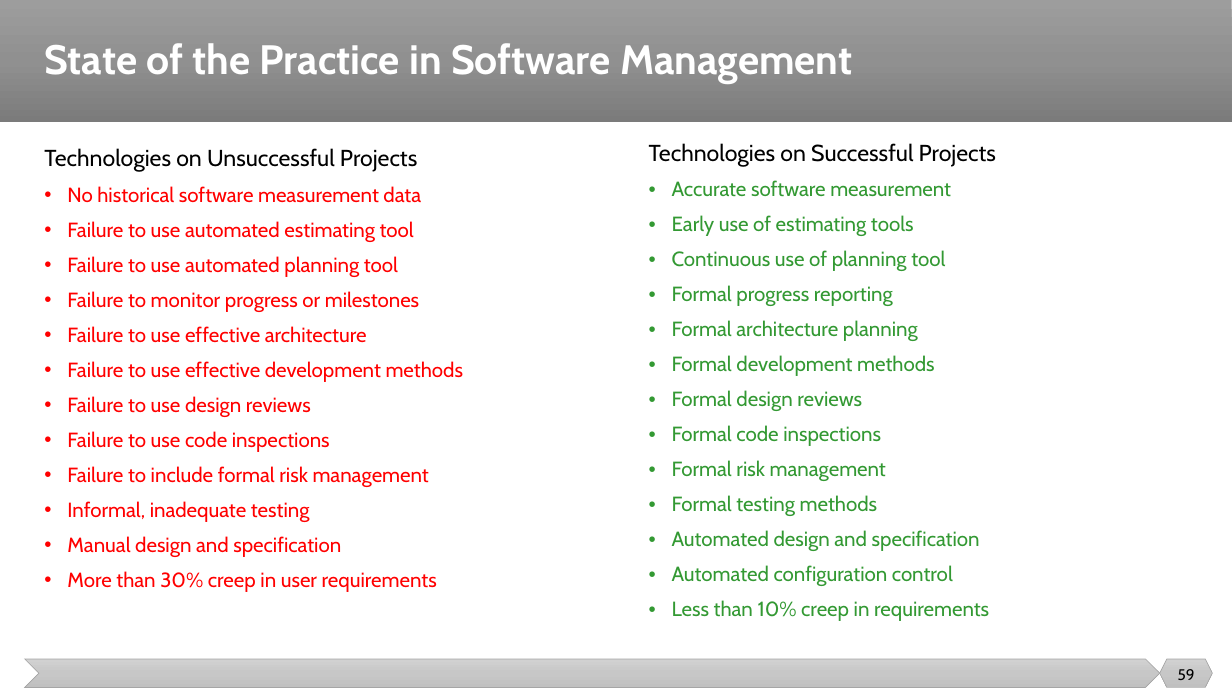
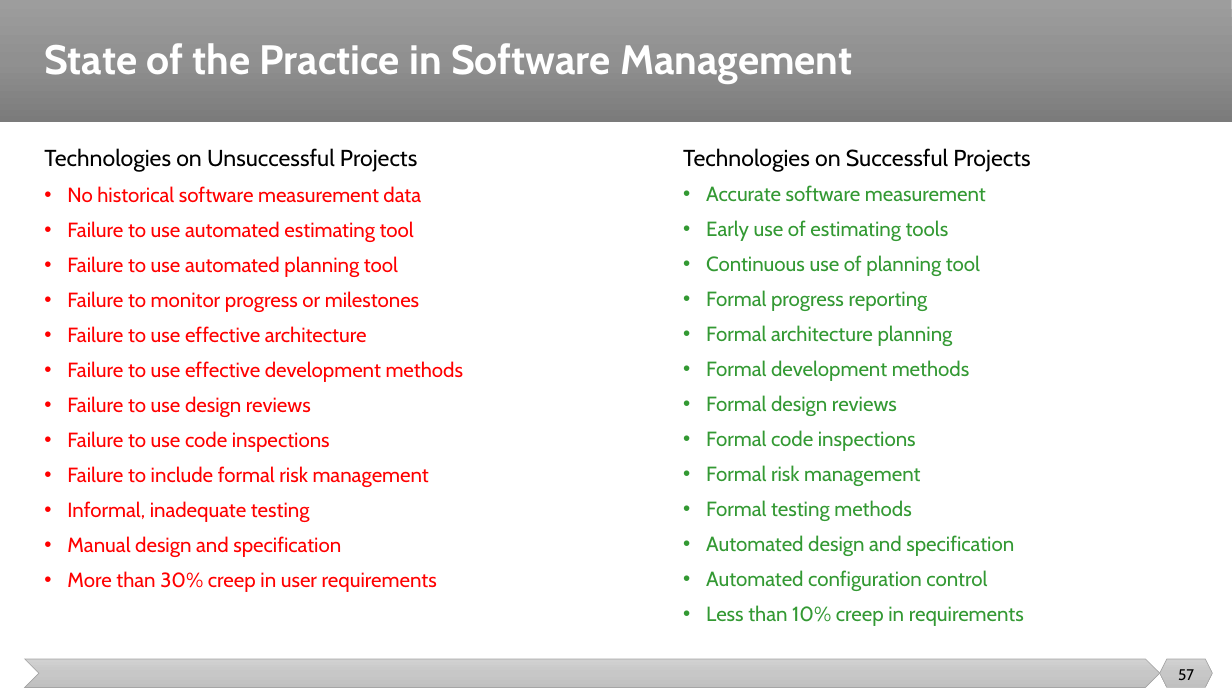
Before and after one commit to malenezi/malenezi, a slide deck: slide 57 of SE423/Lectures/7-Quality/Quality.pptx (slide 59 before the commit). Drawn at 1232x693 pixels with LibreOffice and Linux fonts; fonts in the diff are those of the drawing. Boxes give left, top, right and bottom in pixels: in the first picture for what was removed or moved away, otherwise in the second. Text is boxed around its words. In the diff, an @@ line names an element or a change of style, - is before the commit and + after.

```diff
--- a/SE423/Lectures/7-Quality/Quality.pptx
+++ b/SE423/Lectures/7-Quality/Quality.pptx
@@ text "Technologies on Successful Projects": place and size @@
-text "Technologies on Successful Projects" at [649,143,996,621]
+text "Technologies on Successful Projects" at [683,148,1030,626]
@@ page number at [1178,669,1194,680]: text changed @@
-59
+57
```
Also in this commit, not shown: 10 other slides changed, 2 slides removed.
